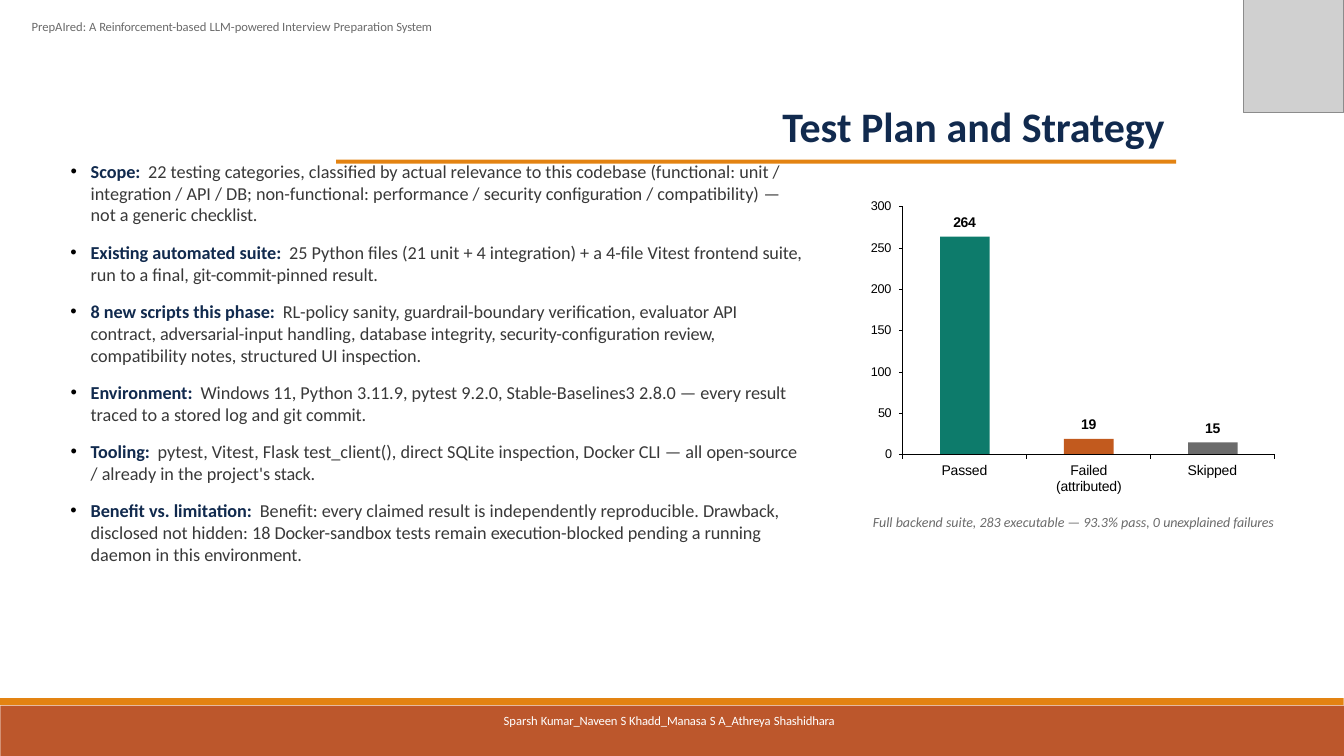
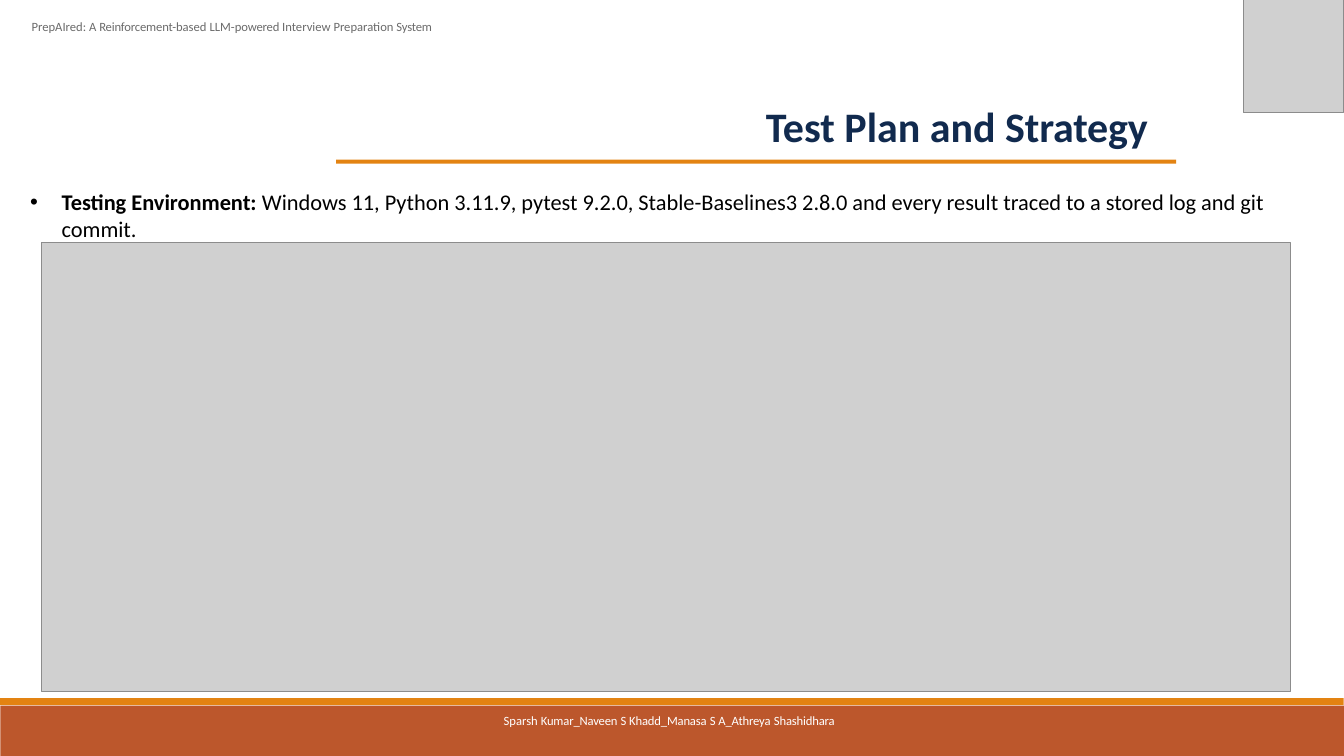
Before and after one commit to sparshkumar1/capstoneProject, a slide deck: slide 7 of final_deliverables/04_Final_Presentation/PrepAIred_Final_Presentation.pptx. Drawn at 1344x756 pixels with LibreOffice and Linux fonts; fonts in the diff are those of the drawing; grey boxes stand for pictures. Boxes give left, top, right and bottom in pixels: in the first picture for what was removed or moved away, otherwise in the second. Text is boxed around its words. In the diff, an @@ line names an element or a change of style, - is before the commit and + after.

```diff
--- a/final_deliverables/04_Final_Presentation/PrepAIred_Final_Presentation.pptx
+++ b/final_deliverables/04_Final_Presentation/PrepAIred_Final_Presentation.pptx
@@ title "Test Plan and Strategy": place and size @@
-title "Test Plan and Strategy" at box(782, 112, 1165, 149)
+title "Test Plan and Strategy" at box(766, 112, 1148, 149)
@@ text removed at box(91, 163, 768, 181) @@
-• Scope: 22 testing categories, classified by actual relevance to this codebase (functional: unit /
@@ text at box(62, 194, 1263, 243): text changed; size 13 to 16 pt; text colour #393939 to #000000 @@
-• Environment: Windows 11, Python 3.11.9, pytest 9.2.0, Stable-Baselines3 2.8.0 — every result
-traced to a stored log and git commit.
+• Testing Environment: Windows 11, Python 3.11.9, pytest 9.2.0, Stable-Baselines3 2.8.0 and every result traced to a stored log and git commit.
@@ text removed at box(91, 187, 759, 224) @@
-integration / API / DB; non-functional: performance / security configuration / compatibility) —
-not a generic checklist.
@@ text removed at box(871, 201, 891, 210) @@
-300
@@ group removed at box(899, 207, 1275, 459): 4 freeform shapes @@
@@ text removed at box(953, 217, 976, 227) @@
-264
@@ picture added at box(42, 242, 1291, 692) @@
@@ text removed at box(91, 246, 802, 284) @@
-• Existing automated suite: 25 Python files (21 unit + 4 integration) + a 4-file Vitest frontend suite, run to a final, git-commit-pinned result.
@@ text removed at box(871, 243, 891, 252) @@
-250
@@ text removed at box(871, 284, 891, 293) @@
-200
@@ text removed at box(91, 305, 737, 365) @@
-• 8 new scripts this phase: RL-policy sanity, guardrail-boundary verification, evaluator API contract, adversarial-input handling, database integrity, security-configuration review, compatibility notes, structured UI inspection.
@@ text removed at box(871, 325, 891, 334) @@
-150
@@ text removed at box(871, 367, 891, 376) @@
-100
@@ text removed at box(878, 408, 892, 417) @@
-50
@@ text removed at box(1081, 419, 1096, 429) @@
-19
@@ text removed at box(91, 445, 798, 483) @@
-• Tooling: pytest, Vitest, Flask test_client(), direct SQLite inspection, Docker CLI — all open-source
-/ already in the project's stack.
@@ text removed at box(885, 449, 892, 458) @@
-0
@@ text removed at box(1205, 423, 1220, 433) @@
-15
@@ text removed at box(942, 465, 988, 475) @@
-Passed
@@ text removed at box(1056, 465, 1122, 494) @@
-Failed
-(attributed)
@@ text removed at box(1188, 465, 1237, 478) @@
-Skipped
@@ text removed at box(91, 504, 779, 561) @@
-• Benefit vs. limitation: Benefit: every claimed result is independently reproducible. Drawback, disclosed not hidden: 18 Docker-sandbox tests remain execution-blocked pending a running daemon in this environment.
@@ text removed at box(873, 517, 1274, 529) @@
-Full backend suite, 283 executable — 93.3% pass, 0 unexplained failures
```
Also in this commit, not shown: 8 other slides changed, 3 slides added, 2 slides removed, 19 other files.
